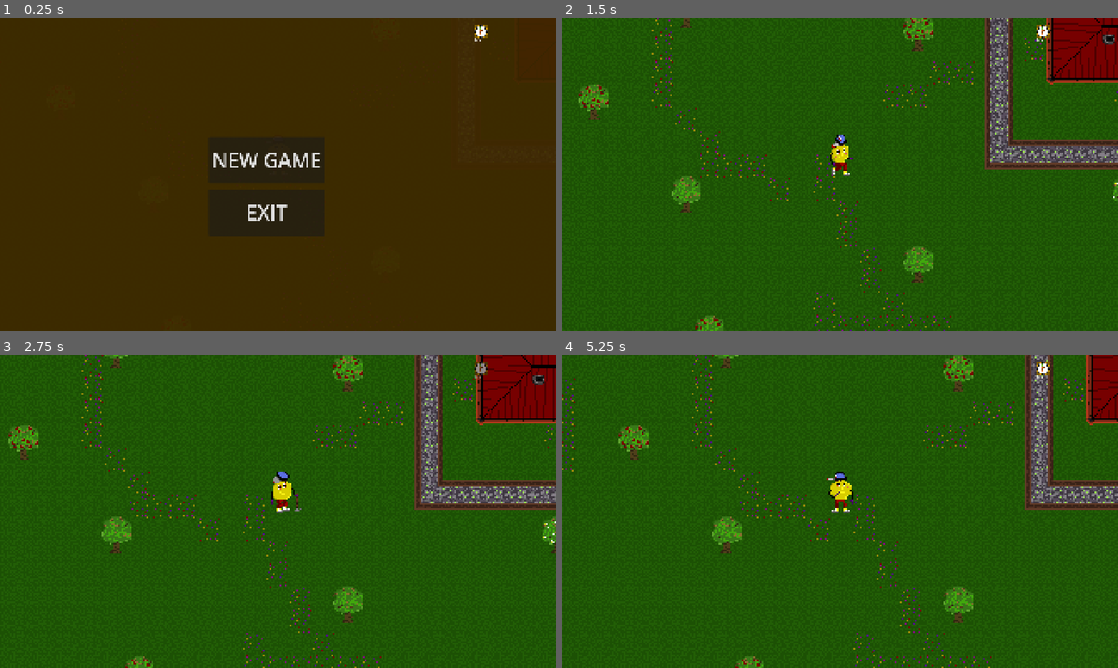
Above: before the commit, frames 1-4 (two rows, left to right).
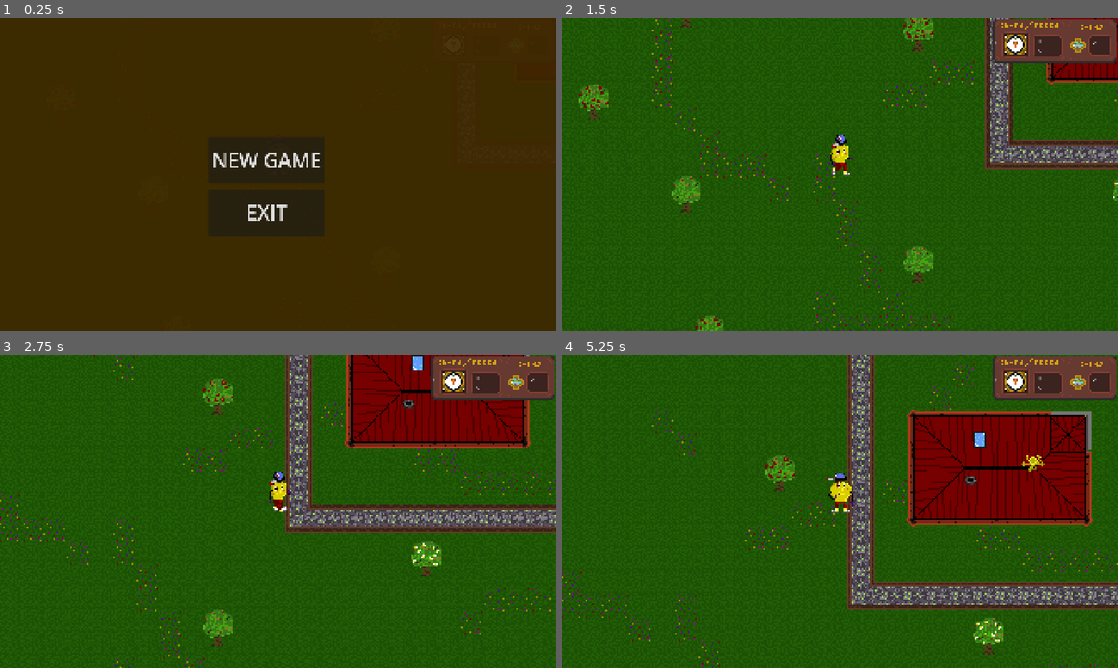
Above: after the commit, the same moments.

Repository: eric-dotcom-rgb/Yard-of-Despair
Game: Godot game, scene res://scenes/game world/world.tscn
Same seed, same stepped clock (60 frames per second), same inputs: the game is played once before the commit and once after it.
Inputs (mouse positions are in pixels of both pictures, inside the frame that each line leads up to):
- Up to frame 1 (0.25 s): no input
- Up to frame 2 (1.5 s): click "NEW GAME" at 0.5 s; tap Enter at 1.25 s; move the mouse to (962, 158) at 1.27 s; hold D (right) from 1.28 s (still down); tap F (farm, bound only after the commit) at 1.35 s
- Up to frame 3 (2.75 s): keep holding D (right); tap W (up) at 1.52, 1.82, 2.27, 2.57 s; click (400, 495) at 1.55 s; move the mouse to (166, 527) at 2.02 s; click (166, 527) at 2.1 s; tap Tab (ui_focus_next) at 2.3 s
- Up to frame 4 (5.25 s): move the mouse to (895, 442) at 2.77 s; release D (right) at 2.78 s; hold A (left) 2.78-3.53 s; hold Tab (ui_focus_next) 2.78-3.53 s; click (895, 442) at 2.92 s; tap 1 at 3.05, 3.6 s; move the mouse to (812, 574) at 3.52 s; hold D (right) 3.53-5 s; click (812, 574) at 3.67 s; tap W (up) at 3.77, 4.07 s; tap 6 at 3.8, 4.35 s; move the mouse to (1006, 558) at 4.27 s; hold W (up) 4.28-5 s; click (1006, 558) at 4.42 s; tap Escape (esc) at 4.9 s; click "RESUME" at 5 s

The runs differ from the first frame. In frame 1, 0.1% of the frame differs, in the area x 85-88%, y 2-8%; in frame 2, 3.1%; in frame 3, 24%; in frame 4, 28%, in the area x 0-100%, y 0-100%.

Commit message:
update 5 week 3
inventory and saving of crops and growing crops and everything like that

Diff:
--- a/project.godot
+++ b/project.godot
@@ -102,7 +102,7 @@
 }
 farm={
 "deadzone": 0.2,
-"events": [Object(InputEventMouseButton,"resource_local_to_scene":false,"resource_name":"","device":-1,"window_id":0,"alt_pressed":false,"shift_pressed":false,"ctrl_pressed":false,"meta_pressed":false,"button_mask":1,"position":Vector2(543, 14),"global_position":Vector2(552, 62),"factor":1.0,"button_index":1,"canceled":false,"pressed":true,"double_click":false,"script":null)
+"events": [Object(InputEventKey,"resource_local_to_scene":false,"resource_name":"","device":-1,"window_id":0,"alt_pressed":false,"shift_pressed":false,"ctrl_pressed":false,"meta_pressed":false,"pressed":false,"keycode":70,"physical_keycode":0,"key_label":0,"unicode":102,"location":0,"echo":false,"script":null)
 ]
 }
 esc={
--- a/scenes/game world/menu.tscn
+++ b/scenes/game world/menu.tscn
@@ -4,6 +4,7 @@
 
 [node name="menu" type="CanvasLayer" unique_id=1358384024]
 process_mode = 3
+layer = 10
 script = ExtResource("1_6fj3x")
 
 [node name="bg" type="ColorRect" parent="." unique_id=1405542615]
--- a/scenes/game world/world.tscn
+++ b/scenes/game world/world.tscn
@@ -40,16 +40,25 @@
 [ext_resource type="Texture2D" uid="uid://bcaug2dbt6nfj" path="res://assets/blocks/trees/apple tree.png" id="35_v3e8a"]
 [ext_resource type="Texture2D" uid="uid://c0p2q046r65ht" path="res://assets/blocks/trees/flower tree.png" id="36_h5tbp"]
 [ext_resource type="Texture2D" uid="uid://doahffh1un7r8" path="res://assets/blocks/trees/tree golden.png" id="37_gaa0h"]
+[ext_resource type="Texture2D" uid="uid://bqihqgp0s23tu" path="res://assets/blocks/soil blocks/soil w hot chili peppers.png" id="38_23iur"]
 [ext_resource type="Texture2D" uid="uid://nakkcanfieu7" path="res://assets/blocks/trees/tree.png" id="38_eexqo"]
+[ext_resource type="Texture2D" uid="uid://8osk72ifd51d" path="res://assets/blocks/soil blocks/soil w onion.png" id="39_6j5aq"]
 [ext_resource type="Texture2D" uid="uid://b31bk3xvajoay" path="res://assets/blocks/houses/player house.png" id="39_rg8x6"]
 [ext_resource type="Texture2D" uid="uid://co5lsagco13gm" path="res://assets/blocks/sky/sky gate.png" id="40_58xmm"]
+[ext_resource type="Texture2D" uid="uid://b8g7uj676bvu2" path="res://assets/blocks/soil blocks/soil w potatoes.png" id="40_gjff2"]
 [ext_resource type="PackedScene" uid="uid://dcuqe4xppn4wn" path="res://scenes/player/player.tscn" id="41_7byp7"]
+[ext_resource type="Texture2D" uid="uid://dp6i70eq3ikkc" path="res://assets/blocks/soil blocks/soil w pumpkin.png" id="41_crbsl"]
 [ext_resource type="PackedScene" uid="uid://der5tgkvsthpg" path="res://scenes/sprites/farmer_1.tscn" id="42_d15uq"]
 [ext_resource type="PackedScene" uid="uid://6kscqys377kg" path="res://scenes/sprites/frog Terra.tscn" id="43_1n6mn"]
 [ext_resource type="PackedScene" uid="uid://cxcufk2kej6fe" path="res://scenes/sprites/frog Ruby.tscn" id="44_v8f2d"]
-[ext_resource type="Script" uid="uid://bnt0xljhs1txe" path="res://scripts/crops/inventory.gd" id="45_1h8tx"]
 [ext_resource type="Script" uid="uid://b8sggujbk6vtl" path="res://scripts/crops/CropData.gd" id="46_xjx7w"]
 [ext_resource type="Resource" uid="uid://ck3rgqqecrqfp" path="res://scripts/crops/carrot.tres" id="47_f222t"]
+[ext_resource type="Texture2D" uid="uid://cgrhl83i6oahq" path="res://assets/inventory/inventory.png" id="48_qgw2r"]
+[ext_resource type="Script" uid="uid://bcwc2hch4p1gv" path="res://scripts/crops/hotbar.gd" id="49_htetq"]
+[ext_resource type="Resource" uid="uid://c6ajoc0mxv0mm" path="res://scripts/crops/hotchilipeppers.tres" id="56_vdpth"]
+[ext_resource type="Resource" uid="uid://d4dnvb0e7k3w5" path="res://scripts/crops/onion.tres" id="57_crbsl"]
+[ext_resource type="Resource" uid="uid://cq1boynjpkr06" path="res://scripts/crops/potatoes.tres" id="58_vdpth"]
+[ext_resource type="Resource" uid="uid://xj26dent056j" path="res://scripts/crops/pumpkin.tres" id="59_q3yj0"]
 
 [sub_resource type="TileSetAtlasSource" id="TileSetAtlasSource_5hl1e"]
 texture = ExtResource("3_xjx7w")
@@ -286,10 +295,30 @@
 texture = ExtResource("32_27ysk")
 0:0/0 = 0
 
+[sub_resource type="TileSetAtlasSource" id="TileSetAtlasSource_q3yj0"]
+texture = ExtResource("38_23iur")
+0:0/0 = 0
+
+[sub_resource type="TileSetAtlasSource" id="TileSetAtlasSource_aci2j"]
+texture = ExtResource("39_6j5aq")
+0:0/0 = 0
+
+[sub_resource type="TileSetAtlasSource" id="TileSetAtlasSource_u8x6f"]
+texture = ExtResource("40_gjff2")
+0:0/0 = 0
+
+[sub_resource type="TileSetAtlasSource" id="TileSetAtlasSource_2go03"]
+texture = ExtResource("41_crbsl")
+0:0/0 = 0
+
 [sub_resource type="TileSet" id="TileSet_bpt64"]
 sources/1 = SubResource("TileSetAtlasSource_hufg4")
 sources/0 = SubResource("TileSetAtlasSource_htetq")
 sources/2 = SubResource("TileSetAtlasSource_lu05h")
+sources/3 = SubResource("TileSetAtlasSource_q3yj0")
+sources/4 = SubResource("TileSetAtlasSource_aci2j")
+sources/5 = SubResource("TileSetAtlasSource_u8x6f")
+sources/6 = SubResource("TileSetAtlasSource_2go03")
 
 [sub_resource type="TileSetAtlasSource" id="TileSetAtlasSource_ggc52"]
 texture = ExtResource("35_v3e8a")
@@ -462,40 +491,64 @@
 
 [node name="hud" type="CanvasLayer" parent="." unique_id=2011215799]
 
-[node name="inventory" type="HBoxContainer" parent="hud" unique_id=1470507416]
-custom_minimum_size = Vector2(48, 48)
+[node name="hotbar" type="TextureRect" parent="hud" unique_id=1652410142]
 anchors_preset = 1
 anchor_left = 1.0
 anchor_right = 1.0
-offset_left = -283.0
-offset_top = 10.0
-offset_right = -10.0
-offset_bottom = 83.0
+offset_left = -432.0
+offset_top = 3.0
+offset_right = -4.0
+offset_bottom = 153.0
 grow_horizontal = 0
-script = ExtResource("45_1h8tx")
-slots_data = Array[ExtResource("46_xjx7w")]([ExtResource("47_f222t")])
-
-[node name="slot1" type="TextureRect" parent="hud/inventory" unique_id=80381613]
-custom_minimum_size = Vector2(48, 48)
-layout_mode = 2
-expand_mode = 1
-stretch_mode = 5
-
-[node name="count" type="Label" parent="hud/inventory/slot1" unique_id=1152257200]
-layout_mode = 1
-anchors_preset = 2
-anchor_top = 1.0
+texture = ExtResource("48_qgw2r")
+script = ExtResource("49_htetq")
+slots_data = Array[ExtResource("46_xjx7w")]([ExtResource("47_f222t"), ExtResource("56_vdpth"), ExtResource("57_crbsl"), ExtResource("58_vdpth"), ExtResource("59_q3yj0")])
+
+[node name="crop icon" type="TextureRect" parent="hud/hotbar" unique_id=1663986357]
+layout_mode = 0
+offset_left = 40.0
+offset_top = 52.0
+offset_right = 116.0
+offset_bottom = 126.0
+
+[node name="slot num" type="Label" parent="hud/hotbar" unique_id=883094790]
+layout_mode = 0
+offset_left = 6.0
+offset_top = 70.0
+offset_right = 30.0
+offset_bottom = 95.0
+
+[node name="seeds num" type="Label" parent="hud/hotbar" unique_id=1504559388]
+layout_mode = 0
+offset_left = 158.0
+offset_top = 100.0
+offset_right = 222.0
+offset_bottom = 123.0
+
+[node name="crop num" type="Label" parent="hud/hotbar" unique_id=22877203]
+layout_mode = 0
+offset_left = 156.0
+offset_top = 65.0
+offset_right = 226.0
+offset_bottom = 88.0
+
+[node name="coins num" type="Label" parent="hud/hotbar" unique_id=497850684]
+layout_mode = 0
+offset_left = 346.0
+offset_top = 69.0
+offset_right = 395.0
+offset_bottom = 112.0
+
+[node name="inventory" type="ColorRect" parent="hud" unique_id=1665902304]
+visible = false
+anchors_preset = 15
+anchor_right = 1.0
 anchor_bottom = 1.0
-offset_top = -53.0
-offset_right = 101.0
-grow_vertical = 0
-vertical_alignment = 2
-
-[node name="slot2" type="TextureRect" parent="hud/inventory" unique_id=1178322277]
-custom_minimum_size = Vector2(48, 48)
-layout_mode = 2
-
-[node name="count" type="Label" parent="hud/inventory/slot2" unique_id=432251033]
+grow_horizontal = 2
+grow_vertical = 2
+color = Color(0, 0, 0, 0.92941177)
+
+[node name="TextureRect" type="TextureRect" parent="hud/inventory" unique_id=560126473]
 layout_mode = 0
 offset_right = 40.0
-offset_bottom = 23.0
+offset_bottom = 40.0
--- a/scripts/crops/carrot.tres
+++ b/scripts/crops/carrot.tres
@@ -6,4 +6,5 @@
 [resource]
 script = ExtResource("1_wkr61")
 seed_icon = ExtResource("3_r8g15")
+harvested_icon = ExtResource("3_r8g15")
 metadata/_custom_type_script = "uid://b8sggujbk6vtl"
--- /dev/null
+++ b/scripts/crops/hotbar.gd
@@ -0,0 +1,66 @@
+extends TextureRect
+
+@export var slots_data: Array[CropData] = []
+var selected_index: int = 0
+var items: Dictionary = {}
+var coins: int = 0
+
+@onready var crop_icon: TextureRect = $"crop icon"
+@onready var slot_num_label: Label = $"slot num"
+@onready var seeds_num_label: Label = $"seeds num"
+@onready var crop_num_label: Label = $"crop num"
+@onready var coins_num_label: Label = $"coins num"
+
+func _ready() -> void:
+	for crop in slots_data:
+		if crop != null:
+			items[crop] = {"seeds": 5, "harvested": 0}
+	update_ui()
+
+func update_ui() -> void:
+	coins_num_label.text = str(coins)
+	slot_num_label.text = str(selected_index + 1)
+
+	if selected_index < slots_data.size() and slots_data[selected_index] != null:
+		var crop = slots_data[selected_index]
+		var data = items.get(crop, {"seeds": 0, "harvested": 0})
+
+		crop_icon.texture = crop.harvested_icon if data["harvested"] > 0 else crop.seed_icon
+		seeds_num_label.text = str(data["seeds"])
+		crop_num_label.text = str(data["harvested"])
+	else:
+		crop_icon.texture = null
+		seeds_num_label.text = "0"
+		crop_num_label.text = "0"
+
+func _unhandled_input(event: InputEvent) -> void:
+	if event is InputEventKey and event.pressed and not event.echo:
+		if event.keycode >= KEY_1 and event.keycode <= KEY_6:
+			var index= event.keycode - KEY_1
+			if index < slots_data.size():
+				selected_index = index
+				update_ui()
+
+func get_selected_crop() -> CropData:
+	if selected_index < slots_data.size():
+		var crop = slots_data[selected_index]
+		if crop != null and items.has(crop) and items[crop]["seeds"] > 0:
+			return crop
+	return null
+
+func consume_seed(crop: CropData) -> void:
+	if items.has(crop) and items[crop]["seeds"] > 0:
+		items[crop]["seeds"] -= 1
+		update_ui()
+
+func add_harvested(crop: CropData) -> void:
+	if not items.has(crop):
+		items[crop] = {"seeds": 0, "harvested": 0}
+	items[crop]["harvested"] += 1
+	update_ui()
+
+func add_seed(crop: CropData) -> void:
+	if not items.has(crop):
+		items[crop] = {"seeds":0, "harvested":0}
+	items[crop]["seeds"] += 1
+	update_ui()
--- /dev/null
+++ b/scripts/crops/hotchilipeppers.tres
@@ -0,0 +1,13 @@
+[gd_resource type="Resource" script_class="CropData" format=3 uid="uid://c6ajoc0mxv0mm"]
+
+[ext_resource type="Texture2D" uid="uid://b2s8six068abn" path="res://assets/inventory/hot chili peppers inventory.png" id="1_0wmnv"]
+[ext_resource type="Script" uid="uid://b8sggujbk6vtl" path="res://scripts/crops/CropData.gd" id="1_qqcsk"]
+
+[resource]
+script = ExtResource("1_qqcsk")
+crop_name = "hotchilipeppers"
+seed_icon = ExtResource("1_0wmnv")
+harvested_icon = ExtResource("1_0wmnv")
+crop_id = 3
+growing_time = 7.0
+metadata/_custom_type_script = "uid://b8sggujbk6vtl"
--- a/scripts/crops/inventory.gd
+++ /dev/null
@@ -1,56 +0,0 @@
-extends HBoxContainer
-
-@export var slots_data: Array[CropData] = []
-var selected_index: int = 0
-var items: Dictionary = {}
-
-func _ready() -> void:
-	for crop in slots_data:
-		if crop != null:
-			items[crop] = {"seeds": 5, "harvested": 0}
-	update_ui()
-
-func update_ui() -> void:
-	for i in range(get_child_count()):
-		var slot_ui: TextureRect = get_child(i)
-		var count_label : Label = slot_ui.get_node_or_null("count")
-
-		if i < slots_data.size() and slots_data[i] != null:
-			var crop = slots_data[i]
-			var data = items.get(crop, {"seeds": 0, "harvested": 0})
-
-			if data ["harvested"] > 0:
-				slot_ui.texture = crop.harvested_icon
-			else:
-				slot_ui.texture = crop.seed_icon
-			if count_label:
-				count_label.text = str(data["seeds"]) + "/" + str(data["harvested"])
-		else:
-			slot_ui.texture = null
-			if count_label:
-				count_label.text = ""
-
-		slot_ui.modulate = Color.WHITE if i == selected_index else Color(0.6, 0.6, 0.6, 0.878)
-
-func _unhandled_input(event: InputEvent) -> void:
-	if event.is_action_pressed("ui_focus_next"):
-		selected_index = (selected_index + 1) % get_child_count()
-		update_ui()
-
-func get_selected_crop() -> CropData:
-	if selected_index < slots_data.size():
-		var crop = slots_data[selected_index]
-		if crop != null and items.has(crop) and items[crop]["seeds"] > 0:
-			return crop
-	return null
-
-func consume_seed(crop: CropData) -> void:
-	if items.has(crop) and items[crop]["seeds"] > 0:
-		items[crop]["seeds"] -= 1
-		update_ui()
-
-func add_harvested(crop: CropData) -> void:
-	if not items.has(crop):
-		items[crop] = {"seeds": 0, "harvested": 0}
-	items[crop]["harvested"] += 1
-	update_ui()
--- /dev/null
+++ b/scripts/crops/onion.tres
@@ -0,0 +1,10 @@
+[gd_resource type="Resource" script_class="CropData" format=3 uid="uid://d4dnvb0e7k3w5"]
+
+[ext_resource type="Script" uid="uid://b8sggujbk6vtl" path="res://scripts/crops/CropData.gd" id="1_jf0wh"]
+
+[resource]
+script = ExtResource("1_jf0wh")
+crop_name = "onion"
+crop_id = 4
+growing_time = 10.0
+metadata/_custom_type_script = "uid://b8sggujbk6vtl"
--- /dev/null
+++ b/scripts/crops/potatoes.tres
@@ -0,0 +1,13 @@
+[gd_resource type="Resource" script_class="CropData" format=3 uid="uid://cq1boynjpkr06"]
+
+[ext_resource type="Script" uid="uid://b8sggujbk6vtl" path="res://scripts/crops/CropData.gd" id="1_0e5g8"]
+[ext_resource type="Texture2D" uid="uid://qccqtg3g1rma" path="res://assets/inventory/potato inventory.png" id="1_5iyk4"]
+
+[resource]
+script = ExtResource("1_0e5g8")
+crop_name = "potatoes"
+seed_icon = ExtResource("1_5iyk4")
+harvested_icon = ExtResource("1_5iyk4")
+crop_id = 5
+growing_time = 12.0
+metadata/_custom_type_script = "uid://b8sggujbk6vtl"
--- /dev/null
+++ b/scripts/crops/pumpkin.tres
@@ -0,0 +1,13 @@
+[gd_resource type="Resource" script_class="CropData" format=3 uid="uid://xj26dent056j"]
+
+[ext_resource type="Texture2D" uid="uid://ddl4yo8xq03gu" path="res://assets/inventory/pumpkin inventory.png" id="1_dch6m"]
+[ext_resource type="Script" uid="uid://b8sggujbk6vtl" path="res://scripts/crops/CropData.gd" id="1_y8dm6"]
+
+[resource]
+script = ExtResource("1_y8dm6")
+crop_name = "pumpkin"
+seed_icon = ExtResource("1_dch6m")
+harvested_icon = ExtResource("1_dch6m")
+crop_id = 6
+growing_time = 30.0
+metadata/_custom_type_script = "uid://b8sggujbk6vtl"
--- a/scripts/game world/menu.gd
+++ b/scripts/game world/menu.gd
@@ -13,12 +13,14 @@
 	exit.pressed.connect(_on_exit_pressed)
 	confirmation_dialog.confirmed.connect(_on_exit_confirmed)
 	var config = ConfigFile.new()
+
 	if config.load(SAVE_PATH) == OK:
 		resume.visible = true
 	else:
 		resume.visible = false
 
 func _unhandled_input(event: InputEvent) -> void:
+
 	if event.is_action_pressed("esc"):
 			toggle_pause()
 
@@ -26,6 +28,15 @@
 	is_paused = !is_paused
 	visible = is_paused
 	get_tree().paused = is_paused
+
+	if is_paused:
+		resume.visible = true
+
+	var hud = get_tree().current_scene.get_node_or_null("hud")
+
+	if hud:
+		hud.visible = not is_paused
+
 	if is_paused:
 		resume.visible = true
 
@@ -34,6 +45,11 @@
 	get_tree().paused = false
 	is_paused = false
 	visible = false
+	var hud = get_tree().current_scene.get_node_or_null("hud")
+
+	if hud:
+		hud.visible = true
+
 	if get_tree().current_scene.name !="world":
 		get_tree().change_scene_to_file("res://scenes/world.tscn")
 		await get_tree().tree_changed
@@ -43,11 +59,18 @@
 func _on_new_game_pressed() -> void:
 	new_game.release_focus()
 	var dir = DirAccess.open("user://")
+
 	if dir and dir.file_exists("save_game.cfg"):
 		dir.remove("save_game.cfg")
+
 	get_tree().paused = false
 	is_paused = false
 	visible = false
+	var hud = get_tree().current_scene.get_node_or_null("hud")
+
+	if hud:
+		hud.visible = true
+
 	if get_tree().current_scene.name == "world":
 		get_tree().reload_current_scene()
 	else:
@@ -70,11 +93,13 @@
 
 	#giocatore
 	var player = get_tree().current_scene.get_node_or_null("player")
+
 	if player:
 		config.set_value("player", "position", player.global_position)
 
 	#tile modificati
 	var dirt_layer = get_tree().current_scene.get_node_or_null("tiles/dirt")
+
 	if dirt_layer:
 		var tile_saved = {}
 		var used_cells = dirt_layer.get_used_cells()
@@ -82,8 +107,10 @@
 			var source_id = dirt_layer.get_cell_source_id(cell)
 			tile_saved[var_to_str(cell)] = source_id
 		config.set_value("map", "farmed_tiles", tile_saved)
+
 	#tile dei crop
 	var active_crops_saved = {}
+
 	for cell in current_scene.active_crops:
 		var data = current_scene.active_crops[cell]
 		active_crops_saved[var_to_str(cell)] = {
@@ -92,11 +119,25 @@
 		}
 	config.set_value("map", "planted_crops", active_crops_saved)
 
+	#inventario per intero(monete, semi, crop e slot attivo
+	var hotbar = current_scene.get_node_or_null("hud/hotbar")
+
+	if hotbar:
+		config.set_value("inventory", "coins", hotbar.coins)
+		config.set_value("inventory", "selected_index", hotbar.selected_index)
+		var inv_saved = {}
+
+		for crop in hotbar.items:
+			if crop != null and crop.resource_path != "":
+				inv_saved[crop.resource_path] = hotbar.items[crop]
+		config.set_value("inventory", "items", inv_saved)
+
 	config.save(SAVE_PATH)
 	print("game saved on user")
 
 func load_game():
 	var config = ConfigFile.new()
+
 	if config.load(SAVE_PATH) != OK:
 		return
 
@@ -104,11 +145,13 @@
 
 	#giocatore
 	var player= get_tree().current_scene.get_node_or_null("player")
+
 	if player:
 		player.global_position = config.get_value("player", "position", player.global_position)
 
 	#tile modificati
 	var dirt_layer = get_tree().current_scene.get_node_or_null("tiles/dirt")
+
 	if dirt_layer:
 		var tile_saved = config.get_value("map", "farmed_tiles", {})
 		for cell_str in tile_saved:
@@ -118,6 +161,7 @@
 
 	#tile dei crop
 	var crops_layer = current_scene.get_node_or_null("tiles/crops")
+
 	if crops_layer and current_scene.has_method("restore_crop"):
 		crops_layer.clear()
 		current_scene.active_crops.clear()
@@ -128,4 +172,19 @@
 			var crop_res: CropData = load(info["crop_path"])
 			if crop_res:
 				current_scene.restore_crop(cell, crop_res, info["stage"])
+
+	#inventario per intero(monete, semi, crop e slot attivo
+	var hotbar = current_scene.get_node_or_null("hud/hotbar")
+
+	if hotbar:
+		hotbar.coins = config.get_value("inventory", "coins", 0)
+		hotbar.selected_index = config.get_value("inventory", "selected_index", 0)
+
+		var inv_saved = config.get_value("inventory", "items", {})
+		for crop_path in inv_saved:
+			var crop_res: CropData = load(crop_path)
+			if crop_res:
+				hotbar.items[crop_res] = inv_saved[crop_path]
+		hotbar.update_ui()
+
 	print("game loaded!")
--- a/scripts/game world/world.gd
+++ b/scripts/game world/world.gd
@@ -53,3 +53,11 @@
 		return
 	crops_layer.set_cell(grid_coord, crop.crop_id, Vector2i(0,0))
 	active_crops[grid_coord]["stage"] = 2
+
+func farm(grid_coord:Vector2i) -> CropData:
+	if active_crops.has(grid_coord) and active_crops[grid_coord]["stage"] < 2:
+		var crop_data= active_crops[grid_coord]["crop"]
+		crops_layer.erase_cell(grid_coord)
+		active_crops.erase(grid_coord)
+		return crop_data
+	return null
--- a/scripts/player/player.gd
+++ b/scripts/player/player.gd
@@ -19,8 +19,10 @@
 	animation_tree.set_active(true)
 
 func _unhandled_input(event: InputEvent) -> void:
+	if event is InputEventKey and event.keycode == KEY_F and event.pressed and not event.echo:
+		farm()
 	if event is InputEventMouseButton and event.button_index == MOUSE_BUTTON_LEFT and event.pressed:
-		farm()
+		pick_up()
 
 func _physics_process(_delta: float) -> void:
 	if not state == State.FARM:
@@ -56,47 +58,76 @@
 		State.FARM:
 			animation_playback.travel("farm")
 
+func _get_target_grid() -> Array:
+	var mouse_pos: Vector2 = get_global_mouse_position()
+	var dir: Vector2 = (mouse_pos - global_position).normalized()
+	var dirt_layer = get_parent().get_node("tiles/dirt")
+	var hit_pos = global_position + (dir * 16)
+	return [dirt_layer.local_to_map(hit_pos), dir, dirt_layer]
+
+#zappare
 func farm() -> void:
 	if state == State.FARM:
 		return
+	var target_info = _get_target_grid()
+	var target_grid: Vector2i = target_info[0]
+	var farm_dir: Vector2 = target_info[1]
+	var dirt_layer: TileMapLayer = target_info[2]
+
+	var world_node = get_parent()
+	var current_dirt_source = dirt_layer.get_cell_source_id(target_grid)
+	var current_dirt_atlas = dirt_layer.get_cell_atlas_coords(target_grid)
+	var hotbar = world_node.get_node("hud/hotbar")
+
+	#controlla cella
+	var is_dirt: bool = (current_dirt_source == 0 or current_dirt_source == 1 and current_dirt_atlas == Vector2i(0,0))
+	var is_plant: bool = (world_node.active_crops.has(target_grid) and world_node.active_crops[target_grid]["stage"] < 2)
+
+	#se non è niente, non fare l'animazione
+	if not is_dirt and not is_plant:
+		return
+
+	#animazione
 	state = State.FARM
-
 	velocity = Vector2.ZERO
-	var mouse_pos: Vector2 = get_global_mouse_position()
-	var farm_dir: Vector2 = (mouse_pos - global_position).normalized()
 	$Sprite2D.flip_h = farm_dir.x < 0.01 and abs(farm_dir.x) >= abs(farm_dir.y)
 	animation_tree.set("parameters/farm/BlendSpace2D/blend_position", farm_dir)
 	update_animation()
 
-	var world_node = get_parent()
-	var dirt_layer = world_node.get_node("tiles/dirt")
-
-	var _player_grid = dirt_layer.local_to_map(global_position)
-	var hit_global_position = global_position + (farm_dir * 16)
-	var target_grid = dirt_layer.local_to_map(hit_global_position)
-
-	var current_dirt_source = dirt_layer.get_cell_source_id(target_grid)
-	var current_dirt_atlas = dirt_layer.get_cell_atlas_coords(target_grid)
-
-	var inventory = world_node.get_node("hud/inventory")
-
-	var harvested = world_node.try_harvest(target_grid)
-
-	#prova a raccogliere
-	if harvested != null:
-		inventory.add_harvested(harvested)
-		print("Hai raccolto: ", harvested.crop_name)
-
-	#controlla cosa ce sul terreno se è gia farmato
-	elif current_dirt_source == 2:
-		var selected_crop = inventory.get_selected_crop()
-		if selected_crop != null:
-			world_node.plant_crop(target_grid, selected_crop)
-			inventory.consume_seed(selected_crop)
-
-	elif current_dirt_atlas == Vector2i(0,0):
+	#toglie pianta e ti da il seme o zappa la dirt normalmente
+	if is_plant:
+		var returned_crop = world_node.farm(target_grid)
+		if returned_crop != null:
+			hotbar.add_seed(returned_crop)
+	elif is_dirt:
 		if world_node.has_method("change_tile"):
 			world_node.change_tile(target_grid, 2, Vector2i(0,0))
 
 	await get_tree().create_timer(farm_speed).timeout
 	state = State.IDLE
+
+func pick_up() -> void:
+	if state == State.FARM:
+		return
+
+	var target_info = _get_target_grid()
+	var target_grid: Vector2i = target_info[0]
+	var dirt_layer: TileMapLayer = target_info[2]
+
+	var world_node = get_parent()
+	var current_dirt_source = dirt_layer.get_cell_source_id(target_grid)
+	var hotbar = world_node.get_node("hud/hotbar")
+
+	var harvested = world_node.try_harvest(target_grid)
+
+	#prova a raccogliere il crop
+	if harvested !=null:
+		hotbar.add_harvested(harvested)
+		return
+
+	#controlla cosa ce sul terreno e se è gia farmato cosi può piantare
+	if current_dirt_source == 2 and not world_node.active_crops.has(target_grid):
+		var selected_crop = hotbar.get_selected_crop()
+		if selected_crop != null:
+			world_node.plant_crop(target_grid, selected_crop)
+			hotbar.consume_seed(selected_crop)
Not shown, added: scripts/crops/hotbar.gd.uid
Not shown, removed: scripts/crops/inventory.gd.uid
